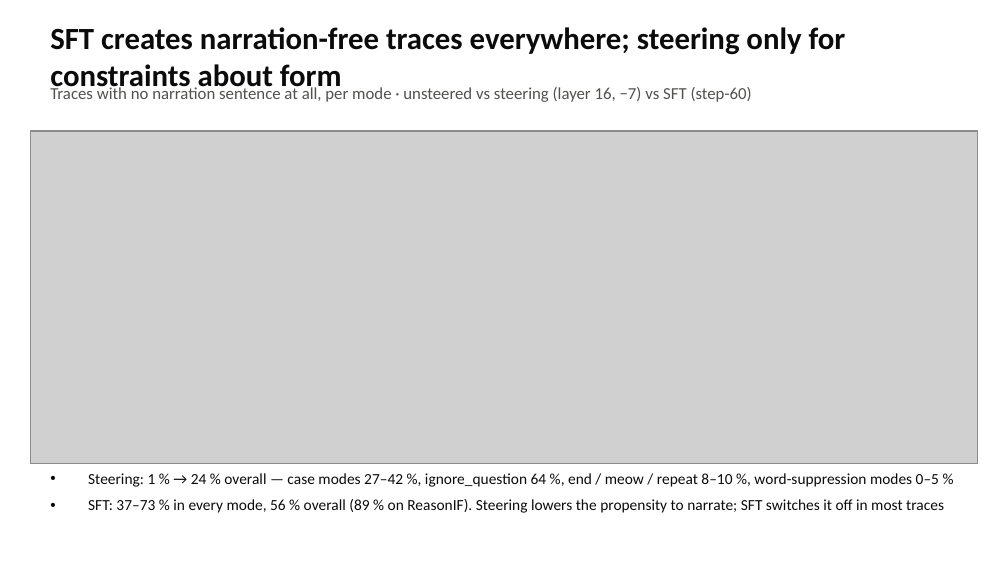
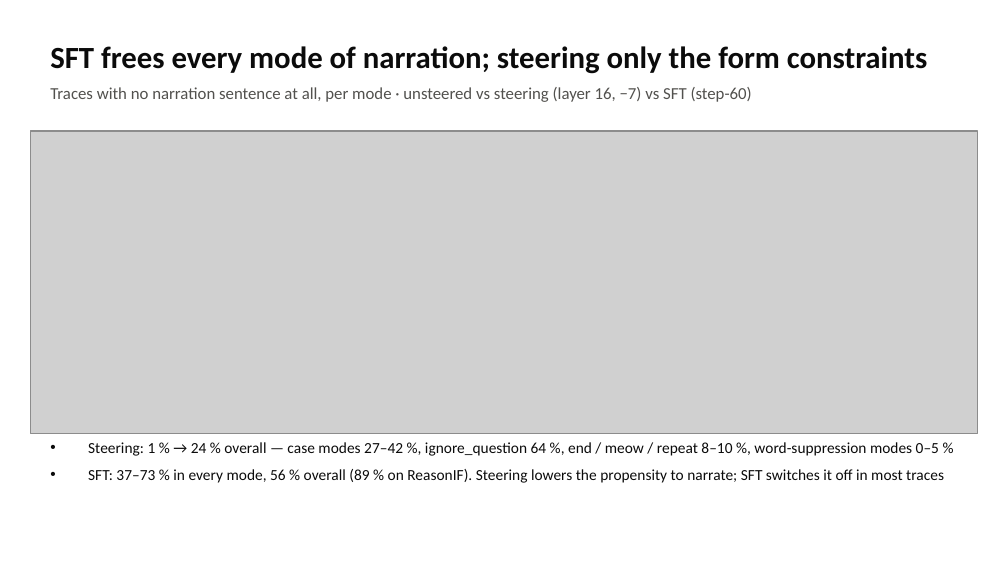
Before and after one commit to kleopatra102/cot-control-ft, a slide deck: slide 12 of META_DISCUSSION_SUMMARY.pptx. Drawn at 1008x567 pixels with LibreOffice and Linux fonts; fonts in the diff are those of the drawing; grey boxes stand for pictures. Boxes give left, top, right and bottom in pixels: in the first picture for what was removed or moved away, otherwise in the second. Text is boxed around its words. In the diff, an @@ line names an element or a change of style, - is before the commit and + after.

Commit message:
deck: fit fixes on the two S2 slides

```diff
--- a/META_DISCUSSION_SUMMARY.pptx
+++ b/META_DISCUSSION_SUMMARY.pptx
@@ text at bbox=[50, 46, 927, 74]: text changed @@
-SFT creates narration-free traces everywhere; steering only for constraints about form
+SFT frees every mode of narration; steering only the form constraints
@@ picture: place and size @@
-picture at bbox=[30, 131, 978, 464]
+picture at bbox=[30, 131, 978, 433]
@@ text "Steering: 1 % → 24 ...": place and size @@
-text "Steering: 1 % → 24 ..." at bbox=[88, 473, 944, 513]
+text "Steering: 1 % → 24 ..." at bbox=[88, 442, 944, 483]
```
Also in this commit, not shown: 1 other slide changed, 1 other file.
